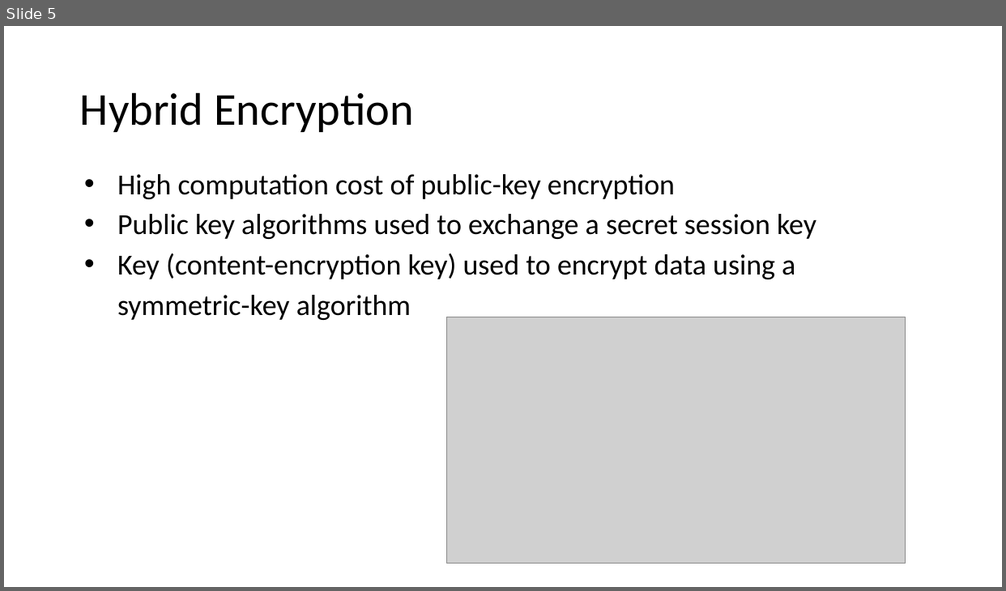
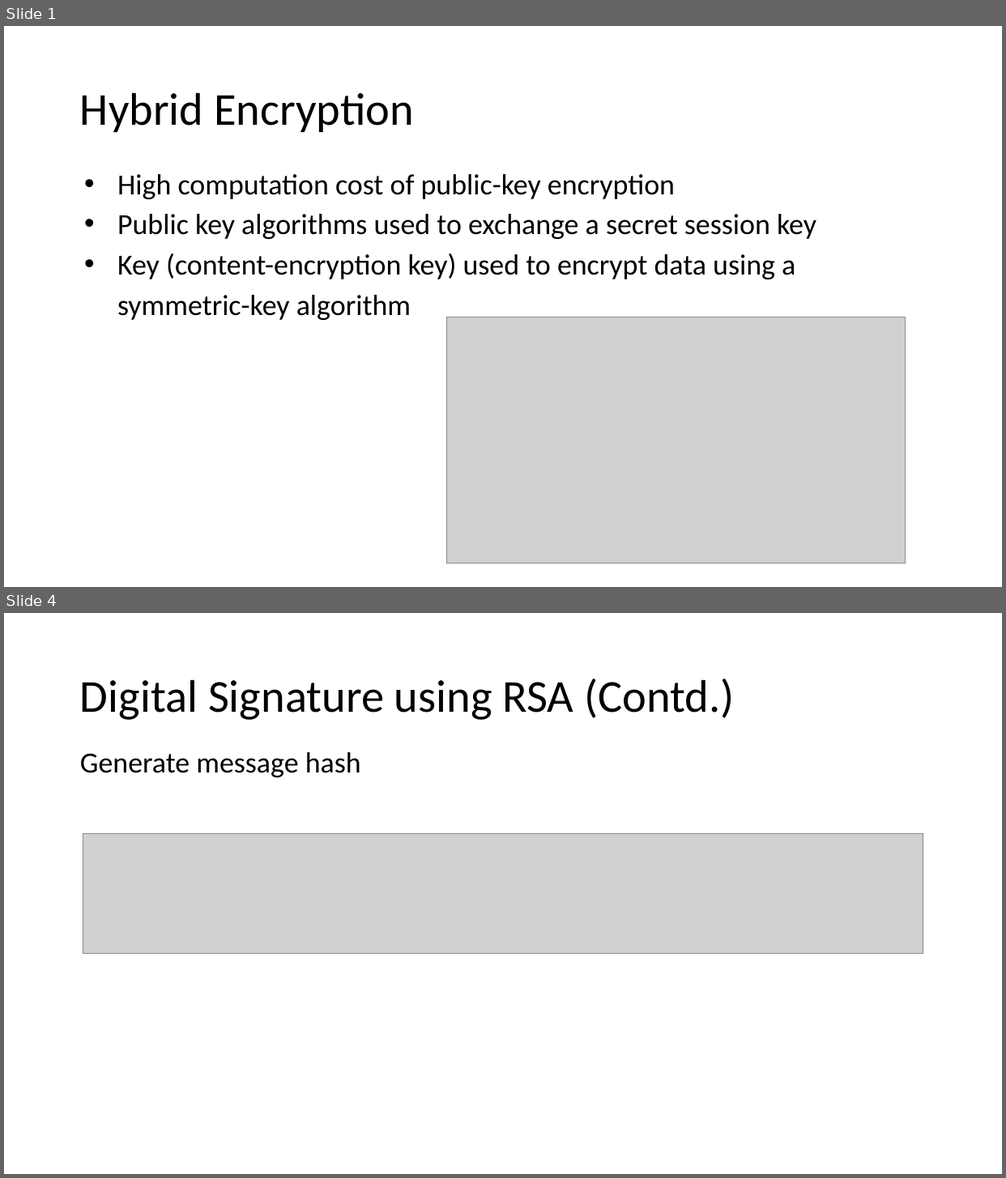
Before and after one commit to ayatkhosh/first, a slide deck: C03_Public_Key_Encryption.pptx. Shown one above the other, each under a label of ours: slide 5 before the commit, slides 1 and 4 after it; the slides between them are not shown. The pictures are 1006x591 and 1006x1178 pixels, drawn with LibreOffice and Linux fonts; fonts in the diff are those of the drawing; grey boxes stand for pictures. Boxes give left, top, right and bottom in pixels: in the first picture for what was removed or moved away, otherwise in the second. Text is boxed around its words. In the diff, an @@ line names an element or a change of style, - is before the commit and + after.

```diff
--- a/C03_Public_Key_Encryption.pptx
+++ b/C03_Public_Key_Encryption.pptx
@@ slide 4 added at box(4, 613, 1002, 1174), background #FFFFFF @@
@@ title added at box(80, 679, 734, 720), 44 pt, text #000000 @@
+Digital Signature using RSA (Contd.)
@@ text added at box(80, 752, 361, 777), 28 pt, text #000000 @@
+Generate message hash
@@ picture added at box(83, 834, 923, 954) @@
@@ what was slide 5 is now slide 1 @@
```
Also in this commit, not shown: 1 slide changed, 4 other slides added, 8 slides removed, 1 other file.
